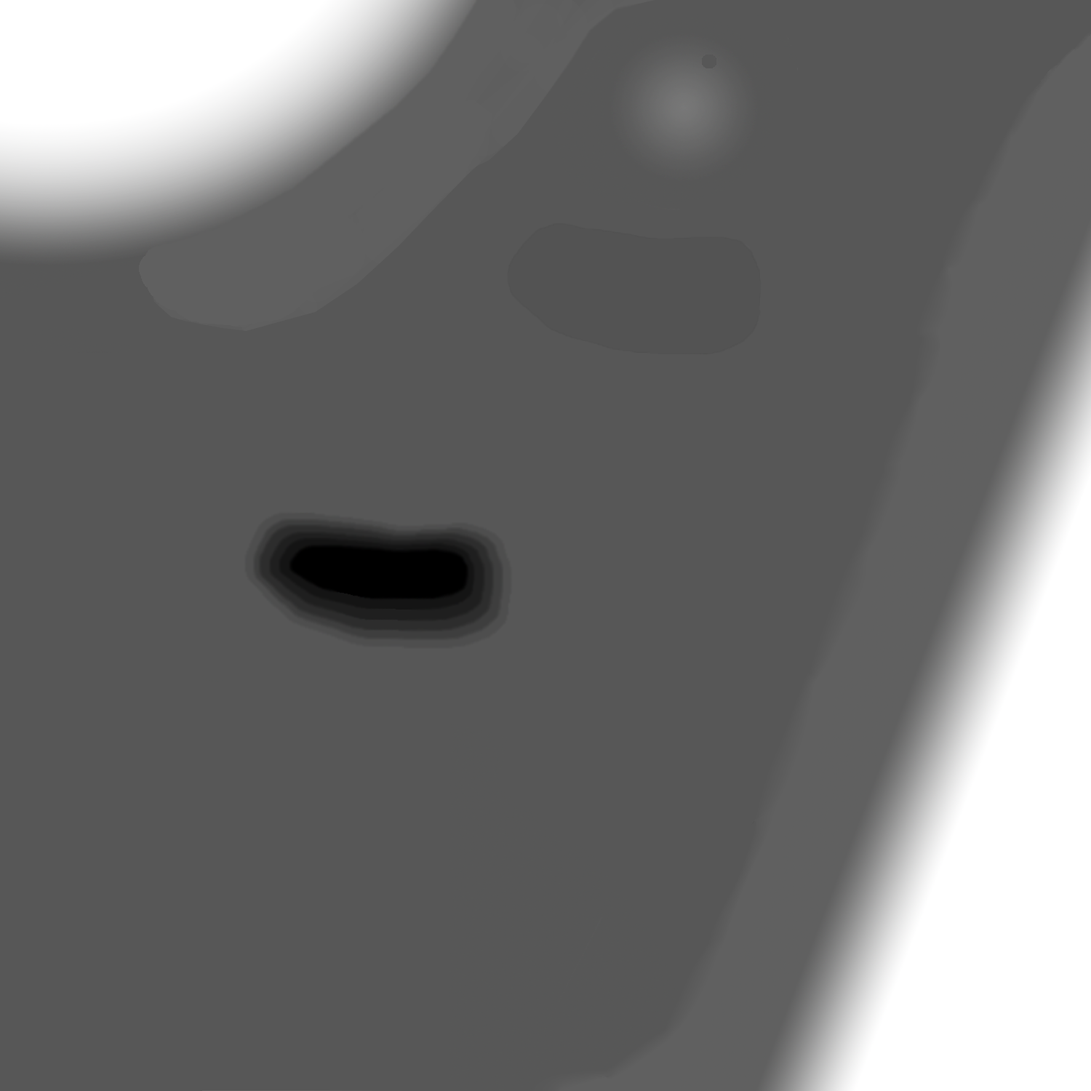
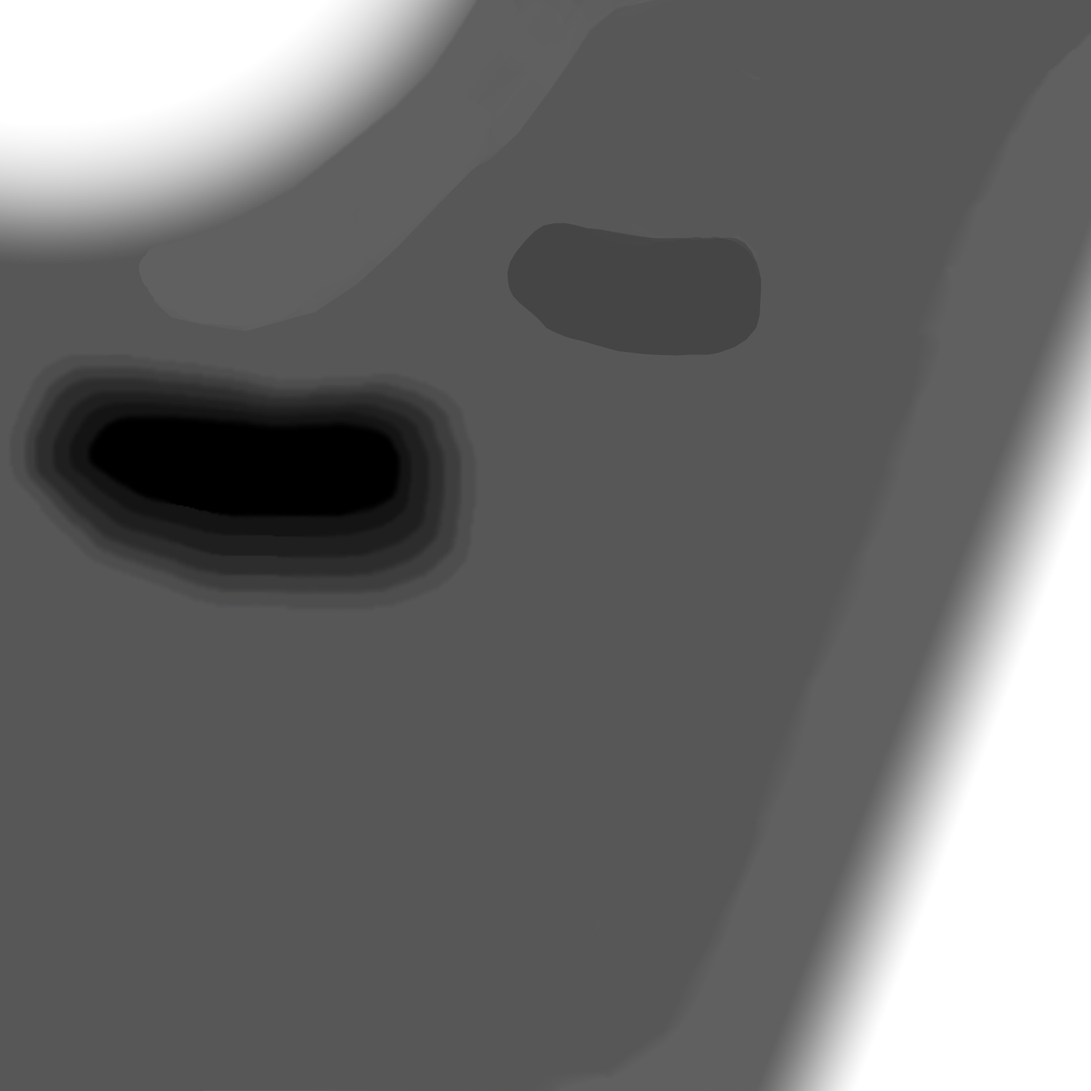
The second 1091x1091 image is a revision of the first. Changes to its layers:
painted on "レイヤー 2" over [9, 354, 513, 650]
painted on "レイヤー 1" over [9, 38, 799, 650]
